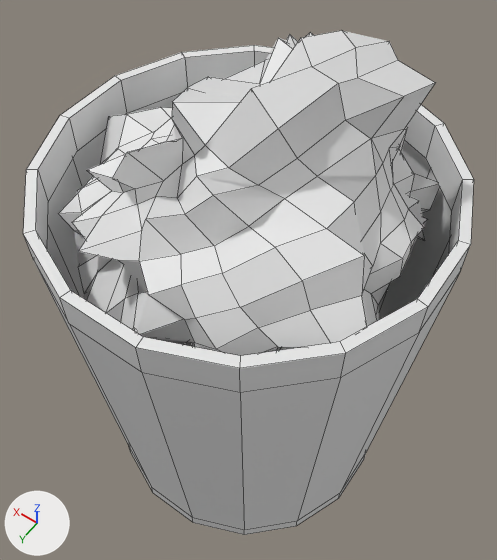
The OBJ model art/3D_Env/3D_Assets/3D_Models/Props_Models/3_GuardRooms/Bin.obj: old version first, new version second.
Before and after are seen from a camera (50 mm lens) standing at (-1.09, 1.52, 3.65) and looking at (0.01, -0.01, 1.23). Lighting does not change. The marker at lower left points along +X, +Y and +Z. The older version comes first. Mesh edges are drawn as thin lines. Where no turn or scale is listed for an object, it has been applied to the vertices.

Objects in the first picture: 'Bin', 'BinPaper'.
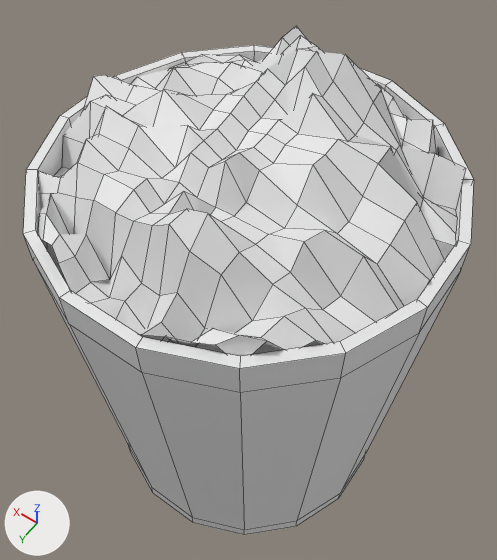
The newer file is also rescaled (x0.25) as a whole; pictures and numbers use the older file's frame.

What the commit changed:
Mesh me_binrubbish is new.
It has 273 vertices, 240 faces and spans x -0.77..0.77, y -0.77..0.77, z 1.73..2.27.
Object 'BinPaper' (ob_binpaper) is deleted.
Object 'BinRubbish' (ob_binrubbish) is new; it shows me_binrubbish.
Its location is (0.0, 0.0, 0.0).

Where the change shows, as pixel boxes [x1, y1, x2, y2] in the pictures (497 x 560 px):
'BinRubbish', added: after [38, 26, 466, 356]
'BinPaper', deleted: before [59, 31, 440, 356]
